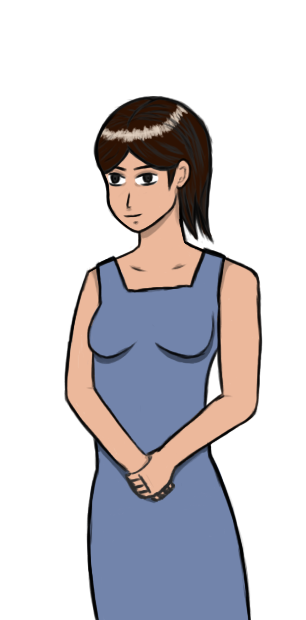
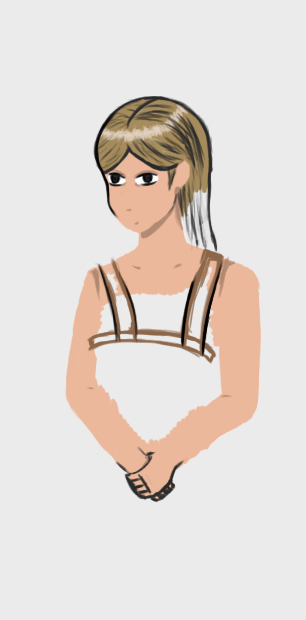
Layered file, before and after one edit (306 × 620). Changes by layer:
hid "Layer 9" over 64, 96, 263, 620
added layer "Layer 8 copy" in group "Lines" over 93, 95, 219, 503
hid "Layer 8" over 93, 95, 215, 503
added layer "Layer 19" in group "Color" over 94, 96, 211, 218
renamed "Layer 12" to "DarkBrown", hid it over 96, 96, 212, 242
added layer "Layer 20" in group "Color" over 95, 255, 224, 358
added layer "Layer 18" in group "Color" over 86, 248, 225, 364
renamed "Layer 13" to "Blue", hid it over 87, 192, 251, 620
showed "Layer 7" over 0, 0, 306, 620
